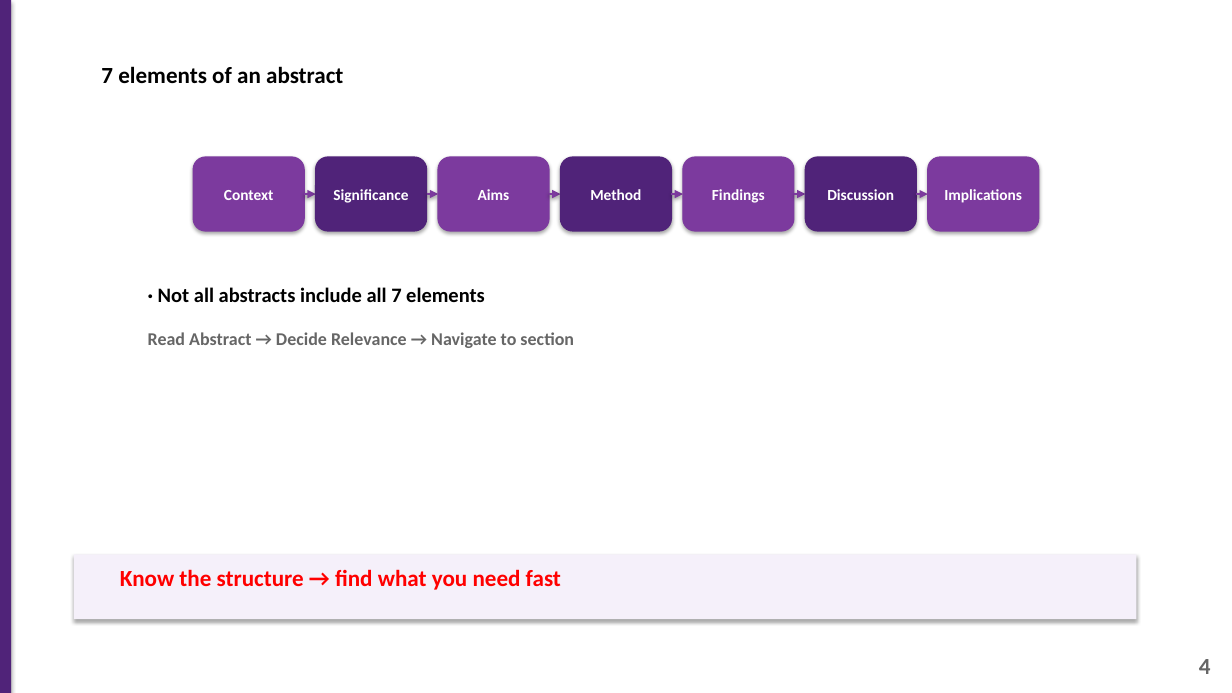
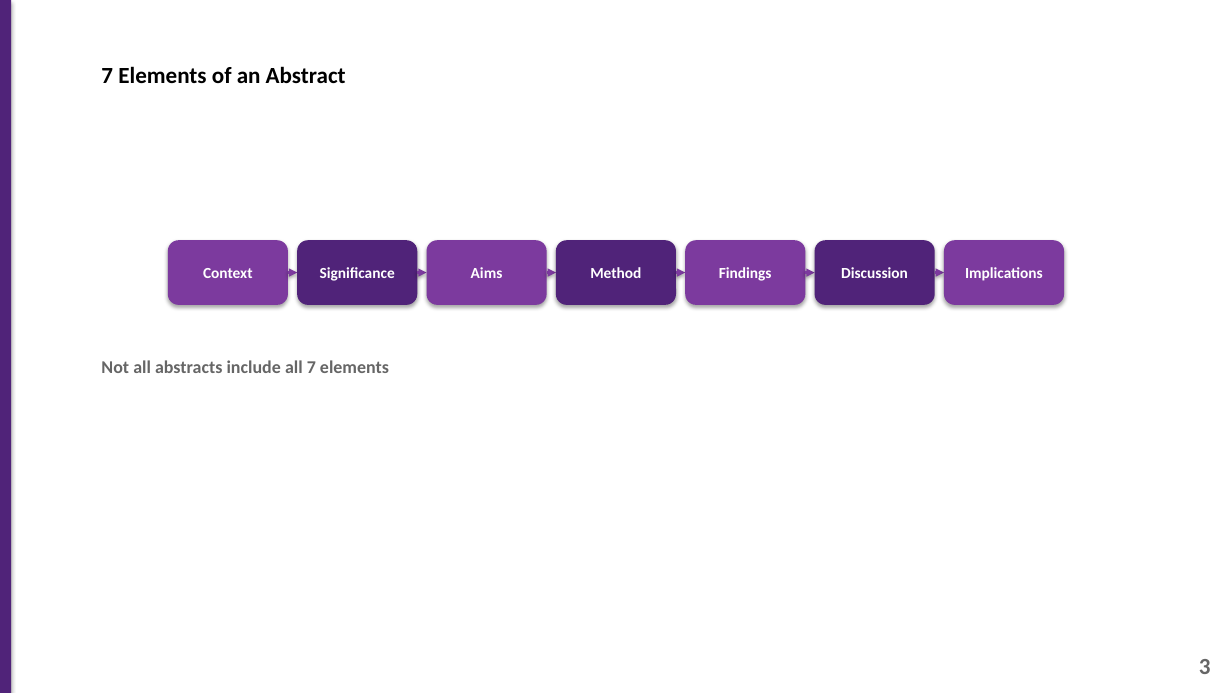
Before and after one commit to 975801846-star/workspace-outputs, a slide deck: slide 3 of Introduction_to_Reading_Assessment.pptx (slide 4 before the commit). Drawn at 1232x693 pixels with LibreOffice and Linux fonts; fonts in the diff are those of the drawing. Boxes give left, top, right and bottom in pixels: in the first picture for what was removed or moved away, otherwise in the second. Text is boxed around its words. In the diff, an @@ line names an element or a change of style, - is before the commit and + after.

```diff
--- a/Introduction_to_Reading_Assessment.pptx
+++ b/Introduction_to_Reading_Assessment.pptx
@@ text at (x1=101, y1=66, x2=346, y2=83): text changed @@
-7 elements of an abstract
+7 Elements of an Abstract
@@ rounded rectangle "Context" resized from (x1=193, y1=157, x2=304, y2=231) to (x1=168, y1=240, x2=288, y2=305) @@
@@ rounded rectangle "Significance" resized from (x1=316, y1=157, x2=427, y2=231) to (x1=298, y1=240, x2=418, y2=305) @@
@@ rounded rectangle "Aims" resized from (x1=438, y1=157, x2=549, y2=231) to (x1=427, y1=240, x2=547, y2=305) @@
@@ rounded rectangle "Method" resized from (x1=561, y1=157, x2=672, y2=231) to (x1=556, y1=240, x2=677, y2=305) @@
@@ rounded rectangle "Findings" resized from (x1=683, y1=157, x2=794, y2=231) to (x1=686, y1=240, x2=806, y2=305) @@
@@ outline #502379 1 pt to none in 3 elements at (x1=556, y1=240, x2=677, y2=305), (x1=298, y1=240, x2=418, y2=305), (x1=815, y1=240, x2=935, y2=305) @@
@@ rounded rectangle "Discussion" resized from (x1=806, y1=157, x2=917, y2=231) to (x1=815, y1=240, x2=935, y2=305) @@
@@ outline #7C3A9E 1 pt to none in 4 elements at (x1=427, y1=240, x2=547, y2=305), (x1=686, y1=240, x2=806, y2=305), (x1=168, y1=240, x2=288, y2=305), (x1=945, y1=240, x2=1065, y2=305) @@
@@ rounded rectangle "Implications" resized from (x1=928, y1=157, x2=1039, y2=231) to (x1=945, y1=240, x2=1065, y2=305) @@
@@ arrow moved from (304, 194) - (316, 194) to (288, 273) - (298, 273) @@
@@ arrow moved from (427, 194) - (438, 194) to (418, 273) - (427, 273) @@
@@ arrow moved from (549, 194) - (561, 194) to (547, 273) - (556, 273) @@
@@ arrow moved from (672, 194) - (683, 194) to (677, 273) - (686, 273) @@
@@ arrow moved from (794, 194) - (806, 194) to (806, 273) - (815, 273) @@
@@ arrow moved from (917, 194) - (928, 194) to (935, 273) - (945, 273) @@
@@ text removed at (x1=148, y1=332, x2=574, y2=348) @@
-Read Abstract → Decide Relevance → Navigate to section
@@ text at (x1=101, y1=360, x2=389, y2=373): text changed; size 16 to 14 pt; text colour #000000 to #666666 @@
-· Not all abstracts include all 7 elements
+Not all abstracts include all 7 elements
@@ rectangle removed at (x1=74, y1=555, x2=1137, y2=619) @@
@@ text removed at (x1=120, y1=569, x2=561, y2=590) @@
-Know the structure → find what you need fast
@@ text at (x1=1199, y1=659, x2=1211, y2=674): text changed @@
-4
+3
```
Also in this commit, not shown: 4 other slides changed, 1 slide removed.
